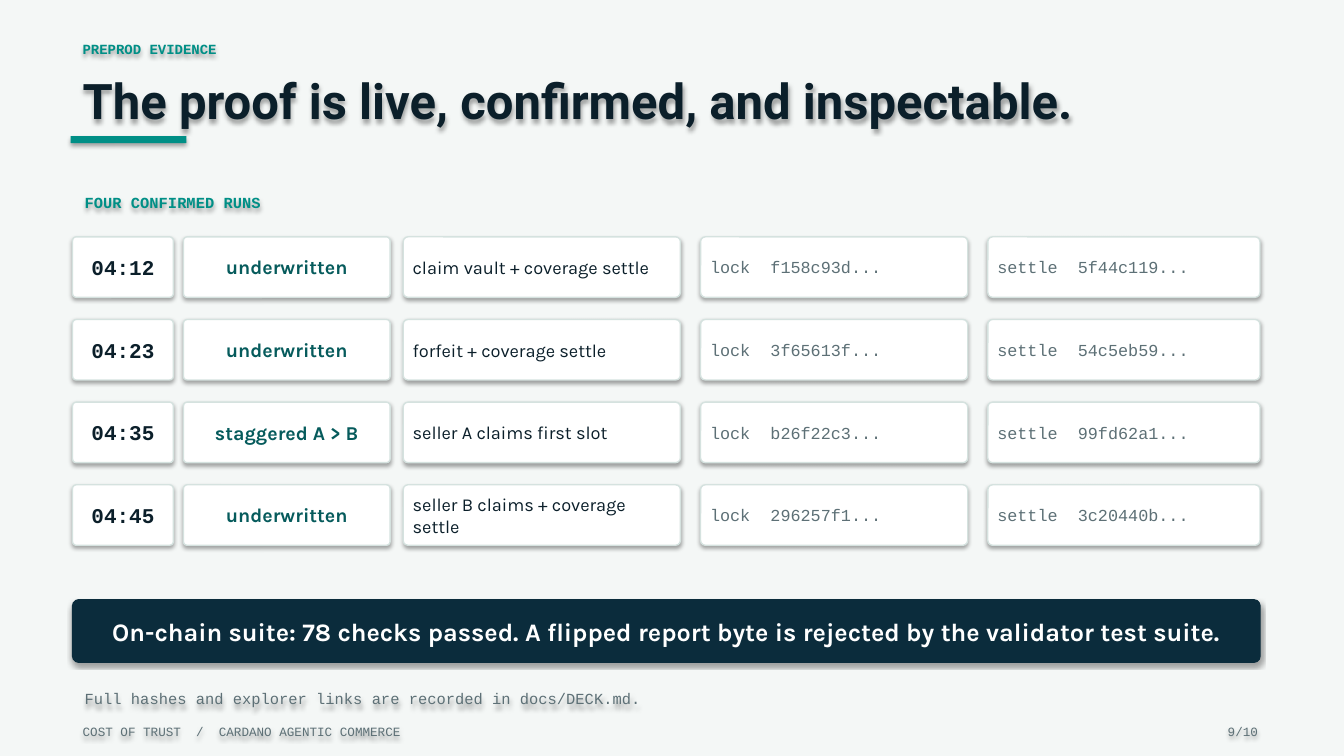
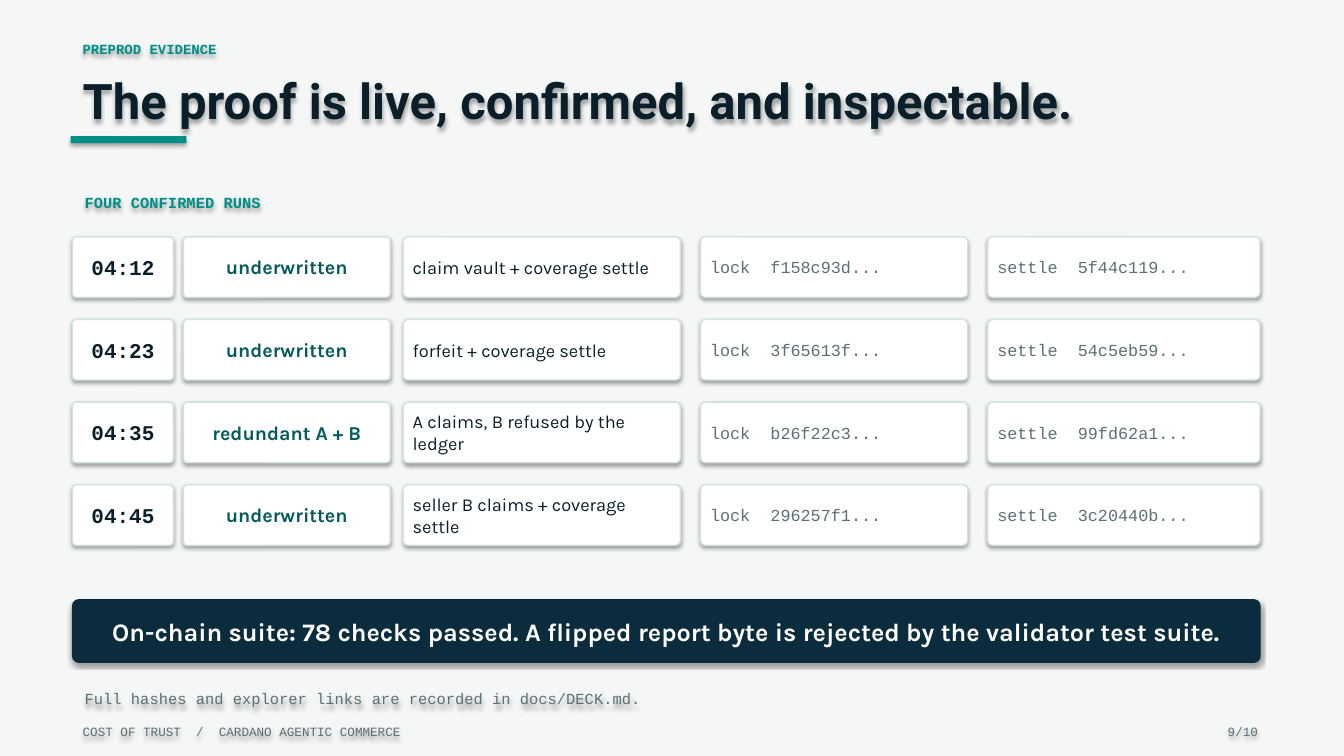
Before and after one commit to Sakibimam/cost-of-trust, a slide deck: slide 9 of deck/cost-of-trust.pptx. Drawn at 1344x756 pixels with LibreOffice and Linux fonts; fonts in the diff are those of the drawing. Boxes give left, top, right and bottom in pixels: in the first picture for what was removed or moved away, otherwise in the second. Text is boxed around its words. In the diff, an @@ line names an element or a change of style, - is before the commit and + after.

Commit message:
deck, thesis: remove slot-enforcement claims; the race is two keepers on one UTxO
The claim vault enforces one claim before expiry, not per-keeper validity windows, and
the 04:35 and 04:44 runs executed as redundant races. Cover reframed to buying reliability.

```diff
--- a/deck/cost-of-trust.pptx
+++ b/deck/cost-of-trust.pptx
@@ text in rounded rectangle at (x1=413, y1=415, x2=625, y2=455): text changed @@
-seller A claims first slot
+A claims, B refused by the ledger
@@ text in rounded rectangle at (x1=212, y1=426, x2=361, y2=441): text changed @@
-staggered A > B
+redundant A + B
```
Also in this commit, not shown: 3 other slides changed, 5 other files.
